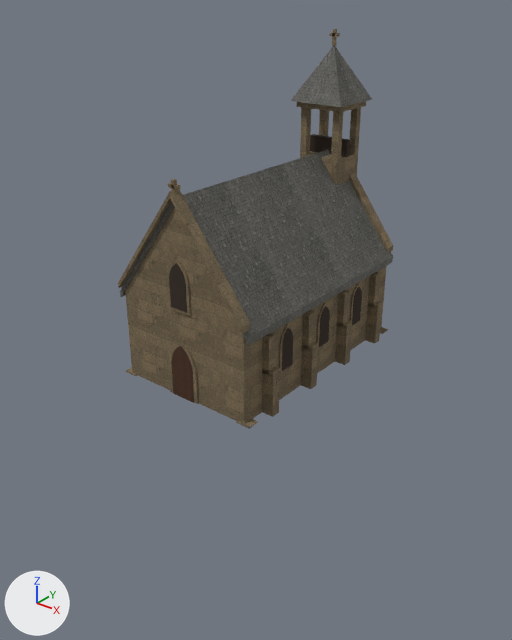
Before and after pictures for a commit that changed the glTF model assets/map3d_houses/chapel.glb.
One viewpoint serves both versions: a 50 mm lens placed at (36.8, -47.9, 32.2), pointed at (-0.6, -1.1, 3.2). The lights are fixed; the arrows at lower left show +X, +Y and +Z. The picture after the commit comes second. Vertices at exactly the same position are counted once.

Objects in the first picture: 'chapel_export'.
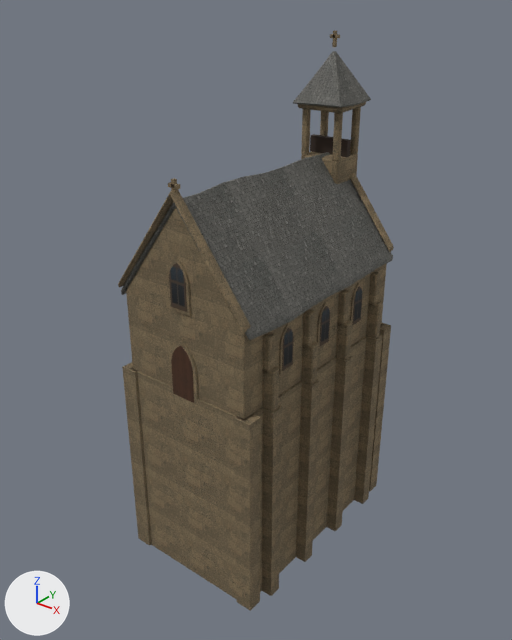
Pixel boxes [x1, y1, x2, y2] of what changed, in the pictures (512 x 640 px; the box of a moved part takes in the faces that stretch with it):
'chapel_export', reshaped (45% taller): before [118, 29, 393, 428]; after [118, 31, 394, 611]
part 1 of me_chapel_018, moved or reshaped: before [332, 29, 337, 46]; after [332, 31, 337, 47]
part 2 of me_chapel_018, moved or reshaped: before [329, 33, 340, 37]; after [330, 34, 340, 38]
part 3 of me_chapel_018, added (brown): after [130, 324, 384, 599]
part 4 of me_chapel_018, added (brown): after [234, 414, 261, 611]
part 5 of me_chapel_018, added (brown): after [369, 323, 391, 492]
part 6 of me_chapel_018, added (brown): after [262, 405, 282, 596]
part 7 of me_chapel_018, added (brown): after [296, 379, 320, 562]
part 8 of me_chapel_018, added (brown): after [327, 356, 353, 531]
part 9 of me_chapel_018, added (brown): after [354, 335, 382, 504]
part 10 of me_chapel_018, added (brown): after [122, 362, 151, 546]
part 11 of me_chapel_018, rebuilt: before [125, 207, 387, 423]; after [126, 208, 387, 419]
part 12 of me_chapel_018, rebuilt: before [120, 150, 393, 346]; after [121, 152, 393, 340]
part 13 of me_chapel_018, rebuilt: before [118, 190, 250, 334]; after [118, 189, 251, 333]
part 14 of me_chapel_018, rebuilt: before [296, 101, 366, 112]; after [298, 102, 366, 113]
part 15 of me_chapel_018, rebuilt (6% shorter): before [291, 46, 372, 107]; after [293, 51, 371, 108]
part 16 of me_chapel_018, added: after [301, 109, 311, 155]
part 17 of me_chapel_018, moved or reshaped: before [300, 107, 393, 328]; after [310, 107, 394, 328]
part 18 of me_chapel_018, surface changed: before [169, 111, 362, 371]; after [169, 134, 363, 371]

The edits, one by one:
me_chapel_018 is used by ob_chapel_export; location (0.0, 0.0, 0.0).
me_chapel_018 had 715 vertices, 1234 faces and spanned x -7.6..7.6, y -12.0..12.0, z 0.0..27.9.
me_chapel_018 now has 1448 vertices, 2644 faces and spans x -7.8..7.8, y -12.0..12.0, z -19.7..27.8.
me_chapel_018 part 1: the loose piece of 8 vertices spanning x -0.1..0.1, y 9.1..9.4, z 26.6..27.9 is moved by (0.0, 0.1, -0.1).
me_chapel_018 part 2: the loose piece of 8 vertices spanning x -0.4..0.4, y 9.1..9.4, z 27.3..27.6 is moved by (0.0, 0.1, -0.1).
me_chapel_018 part 3: a new loose piece, a box spanning x -6.7..6.7, y -11.7..10.5, z -19.7..0.5, in mat_hh_wall_ashlar.
me_chapel_018 part 4: a new loose piece, a box spanning x 5.7..7.4, y -11.9..-10.5, z -19.7..0.5, in mat_hh_wall_ashlar.
me_chapel_018 part 5: a new loose piece, a box spanning x 5.7..7.4, y 9.3..10.7, z -19.7..0.5, in mat_hh_wall_ashlar.
me_chapel_018 part 6: a new loose piece, a box spanning x 6.1..7.8, y -9.4..-8.2, z -19.7..0.5, in mat_hh_wall_ashlar.
me_chapel_018 part 7: a new loose piece, a box spanning x 6.1..7.8, y -3.9..-2.7, z -19.7..0.5, in mat_hh_wall_ashlar.
me_chapel_018 part 8: a new loose piece, a box spanning x 6.1..7.8, y 1.5..2.7, z -19.7..0.5, in mat_hh_wall_ashlar.
me_chapel_018 part 9: a new loose piece, a box spanning x 6.1..7.8, y 7.0..8.2, z -19.7..0.5, in mat_hh_wall_ashlar.
me_chapel_018 part 10: a new loose piece, a box spanning x -7.4..-5.7, y -11.9..-10.5, z -19.7..0.5, in mat_hh_wall_ashlar.
me_chapel_018 part 11: the loose piece of 14 vertices spanning x -6.5..6.5, y -11.5..10.3, z 0.0..16.8 is rebuilt with 74 vertices and now spans x -6.6..6.6, y -11.5..10.3, z 0.0..16.7.
me_chapel_018 part 12: the loose piece of 12 vertices spanning x -7.1..7.1, y -11.6..10.4, z 7.3..17.4 is rebuilt with 234 vertices and now spans x -7.1..7.1, y -11.6..10.4, z 7.3..17.3.
me_chapel_018 part 13: the loose piece of 12 vertices spanning x -6.8..6.8, y -12.0..-11.0, z 8.4..17.9 is rebuilt with 76 vertices and now spans x -6.8..6.8, y -12.0..-11.0, z 8.4..18.0.
me_chapel_018 part 14: the loose piece of 8 vertices spanning x -2.4..2.4, y 7.1..11.5, z 21.3..21.9 is rebuilt with 24 vertices and now spans x -2.4..2.4, y 7.2..11.5, z 21.2..21.9.
me_chapel_018 part 15: the loose piece of 5 vertices spanning x -2.7..2.7, y 6.6..12.0, z 21.9..26.7 is rebuilt with 28 vertices and now spans x -2.6..2.6, y 6.7..12.0, z 21.6..26.1.
me_chapel_018 part 16: a new loose piece of 16 vertices spanning x -2.1..-1.4, y 7.5..8.1, z 16.9..21.2, in mat_hh_wall_ashlar.
me_chapel_018 part 17: 31 vertices moved from x -6.8..6.8, y 5.8..11.1, z 2.6..21.3 to x -6.8..6.8, y 5.9..11.2, z 2.6..21.3; 33 vertices removed from x -6.8..6.8, y 7.4..11.1, z 8.4..21.3; 93 vertices added at x -6.8..6.8, y 9.8..11.2, z 8.4..21.4.
me_chapel_018 part 18: 350 kept faces spanning x -6.7..6.7, y -11.7..11.2, z 2.8..18.5 get new texture (UV) coordinates.
Other edits to the shape of me_chapel_018 do not show in these pictures.
